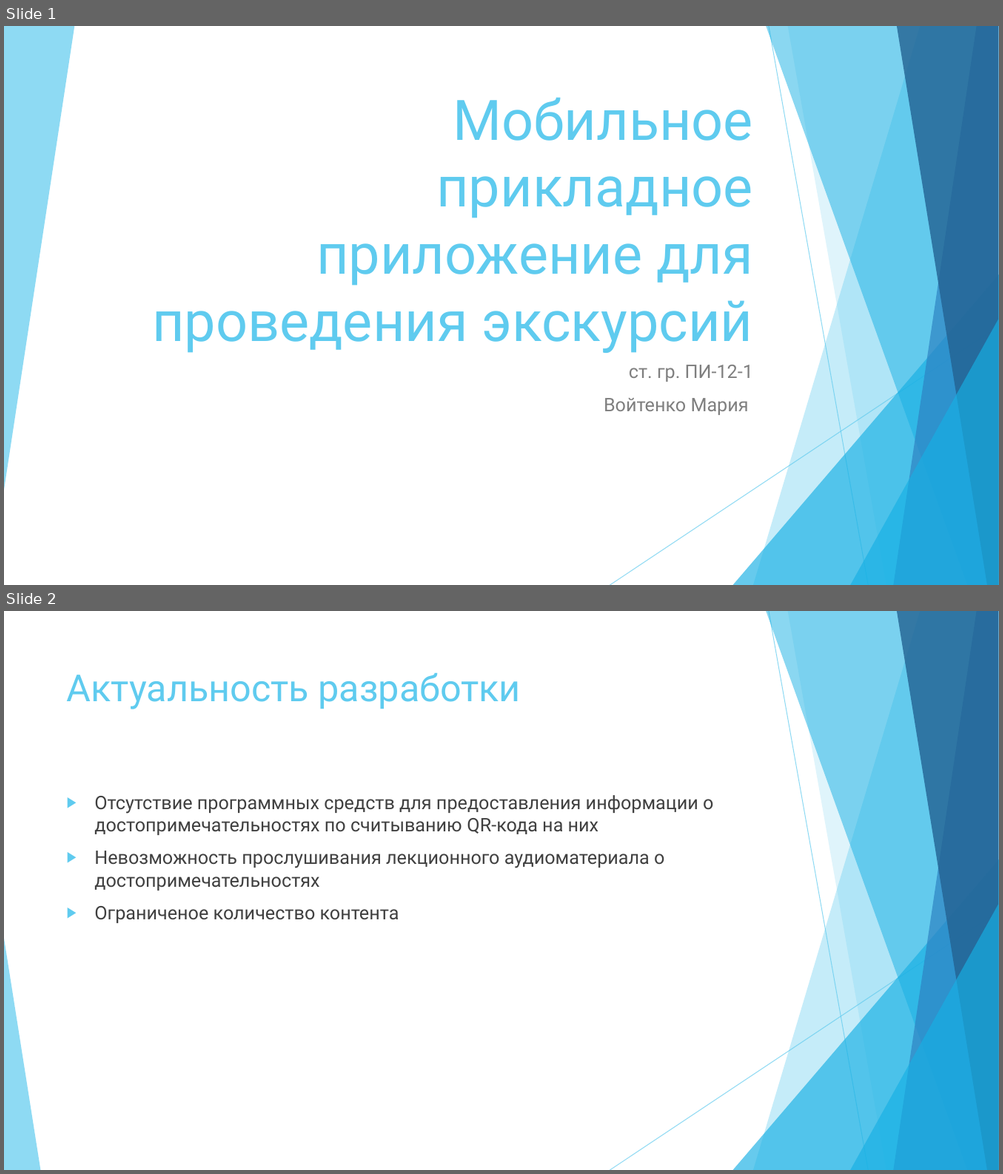
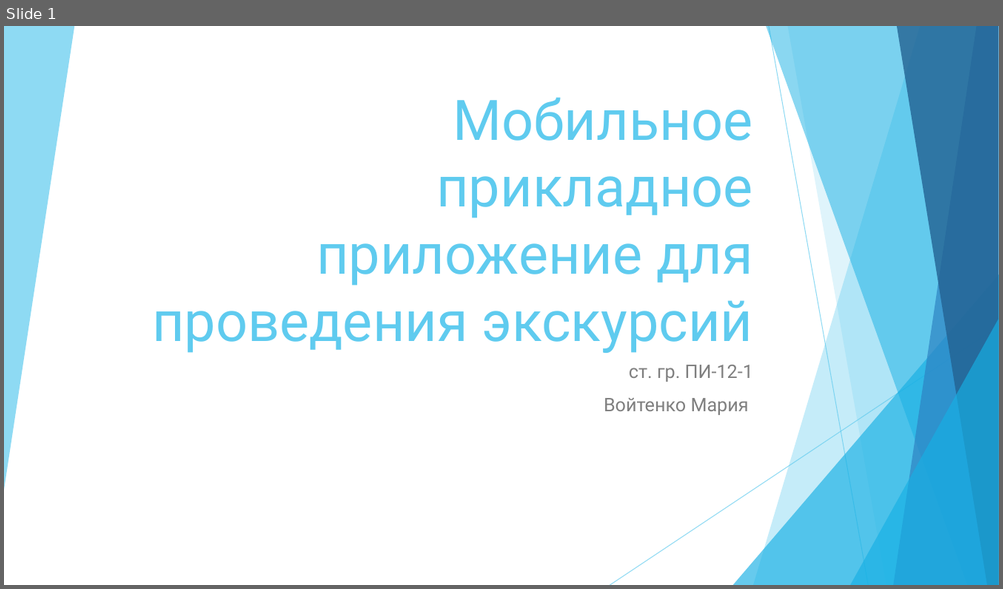
Before and after one commit to mariiaVoitenko/our, a slide deck: Мобильное прикладное приложение для проведения экскурсий.ppt. Shown one above the other, each under a label of ours: slides 1 and 2 before the commit, slide 1 after it. The pictures are 1003x1174 and 1003x589 pixels, drawn with LibreOffice and Linux fonts; fonts in the diff are those of the drawing. Boxes give left, top, right and bottom in pixels: in the first picture for what was removed or moved away, otherwise in the second. Text is boxed around its words. In the diff, an @@ line names an element or a change of style, - is before the commit and + after.

```diff
--- a/Мобильное прикладное приложение для проведения экскурсий.ppt
+++ b/Мобильное прикладное приложение для проведения экскурсий.ppt
@@ slide 2 removed at [4, 611, 999, 1170], background #FFFFFF; not listed: 9 template elements that a slide beside it also shows @@
@@ title removed at [67, 673, 521, 709] @@
-Актуальность разработки
@@ text removed at [94, 795, 713, 923] @@
-▶ Отсутствие программных средств для предоставления информации о достопримечательностях по считыванию QR-кода на них
-▶ Невозможность прослушивания лекционного аудиоматериала о достопримечательностях
-▶ Ограниченое количество контента
@@ triangle removed at [4, 938, 40, 1170] @@
```
Also in this commit, not shown: 8 other slides changed, 5 slides added, 1 other file.
